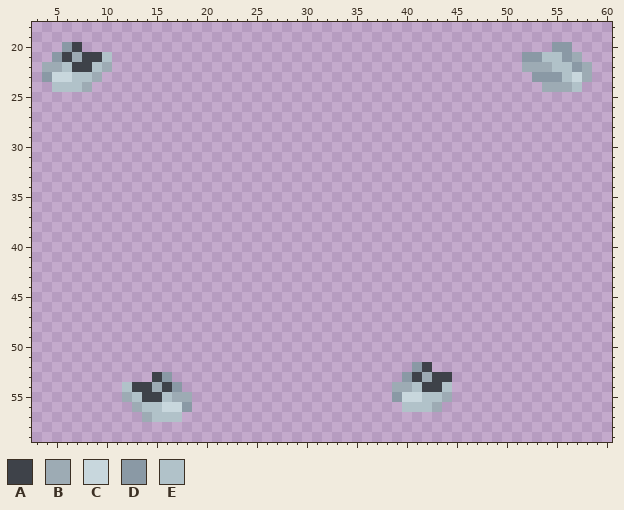
Pixel-art sprite -- Resources/Textures/Clothing/Shoes/Misc/damedaneshoes.rsi/inhand-right.png. This is how it looked before the edit.
The file is 64x64 pixels. Colours within 5 levels of each other are drawn and written as one. Shown: x 3..60, y 18..59.
Palette (. is transparent): A #3e4249  B #9dabb4  C #c8d7dd  D #8a99a5  E #b1c2c9
Pixels before, first column x 4:
20 ..DA...............................................DD..
21 .DABAAE.........................................DDEEDB.
22 BBEAAEB.........................................BBBEEDB
23 DCCEEB...........................................DDDECB
24 .EEEB.............................................BBBE.
25 .......................................................
26 .......................................................
27 .......................................................
28 .......................................................
29 .......................................................
30 .......................................................
31 .......................................................
32 .......................................................
33 .......................................................
34 .......................................................
35 .......................................................
36 .......................................................
37 .......................................................
38 .......................................................
39 .......................................................
40 .......................................................
41 .......................................................
42 .......................................................
43 .......................................................
44 .......................................................
45 .......................................................
46 .......................................................
47 .......................................................
48 .......................................................
49 .......................................................
50 .......................................................
51 .......................................................
52 .....................................DA................
53 ...........AD.......................DABAA..............
54 ........EAABAD.....................BBEAAE..............
55 ........BEAAEBB....................DCCEEB..............
56 .........BEECCD.....................EEEB...............
57 ..........BEEE.........................................
Once edited:
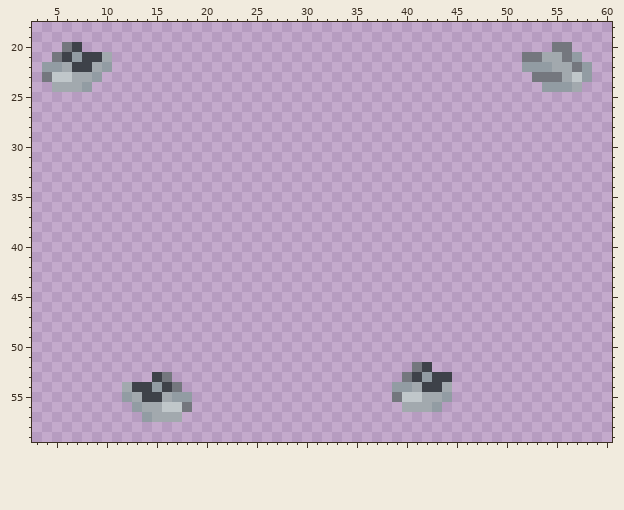
Diff:
colour B: #9dabb4 -> #929ca3
colour C: #c8d7dd -> #c0c7ca
colour D: #8a99a5 -> #74777e
colour E: #b1c2c9 -> #a2a9ae
